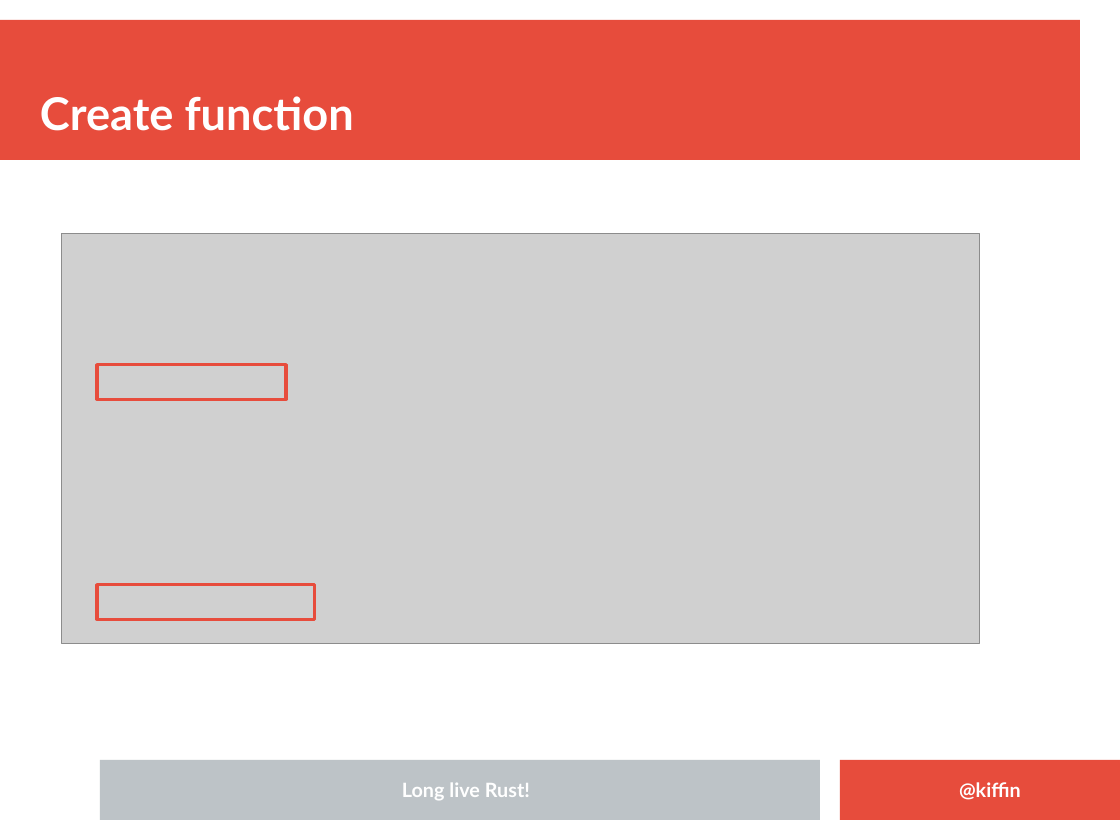
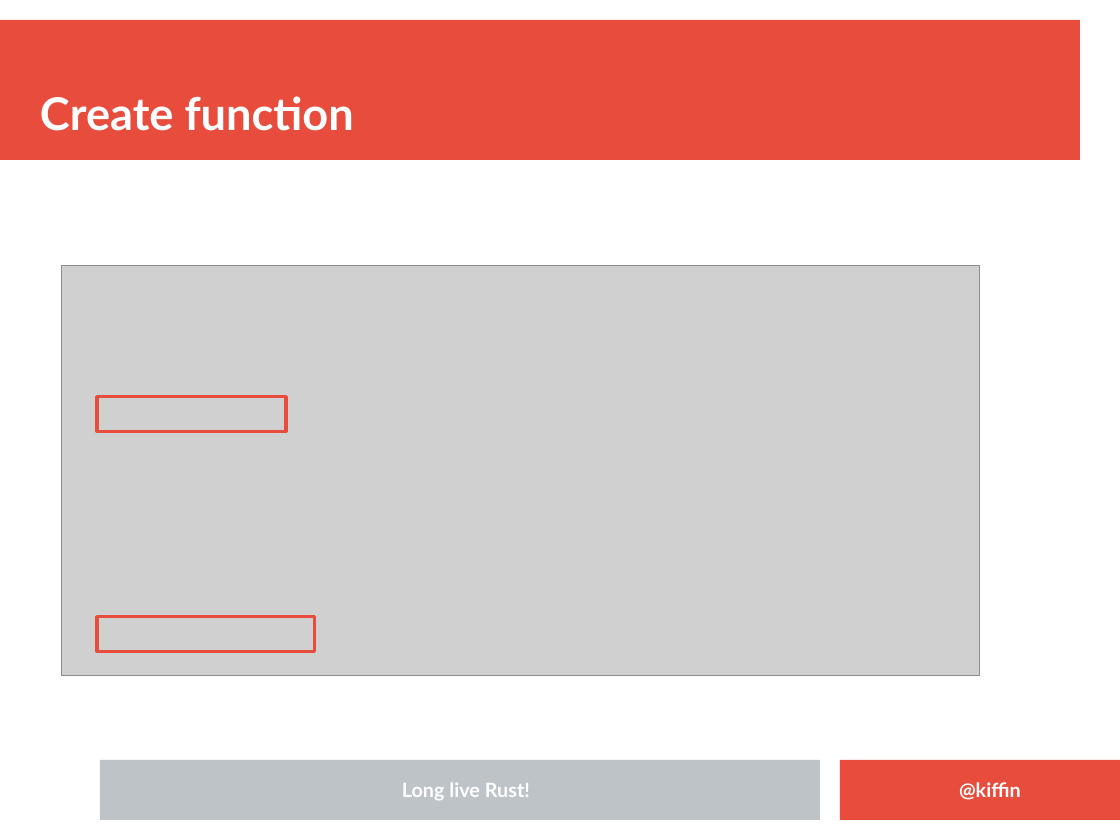
Before and after one commit to kgish/rust-node-addon-template, a slide deck: slide 17 of presentation/Embedding-Rust-in-NodeJS-applications.odp. Drawn at 1120x840 pixels with LibreOffice and Linux fonts; fonts in the diff are those of the drawing; grey boxes stand for pictures; background and template pictures are left out. Boxes give left, top, right and bottom in pixels: in the first picture for what was removed or moved away, otherwise in the second. Text is boxed around its words. In the diff, an @@ line names an element or a change of style, - is before the commit and + after.

```diff
--- a/presentation/Embedding-Rust-in-NodeJS-applications.odp
+++ b/presentation/Embedding-Rust-in-NodeJS-applications.odp
@@ 2 rectangles, 1 picture: place and size @@
-2 rectangles, 1 picture at <box>61,234,980,643</box>
+2 rectangles, 1 picture at <box>61,265,980,675</box>
```
Also in this commit, not shown: 4 other slides changed, 1 slide added, 1 other file.
